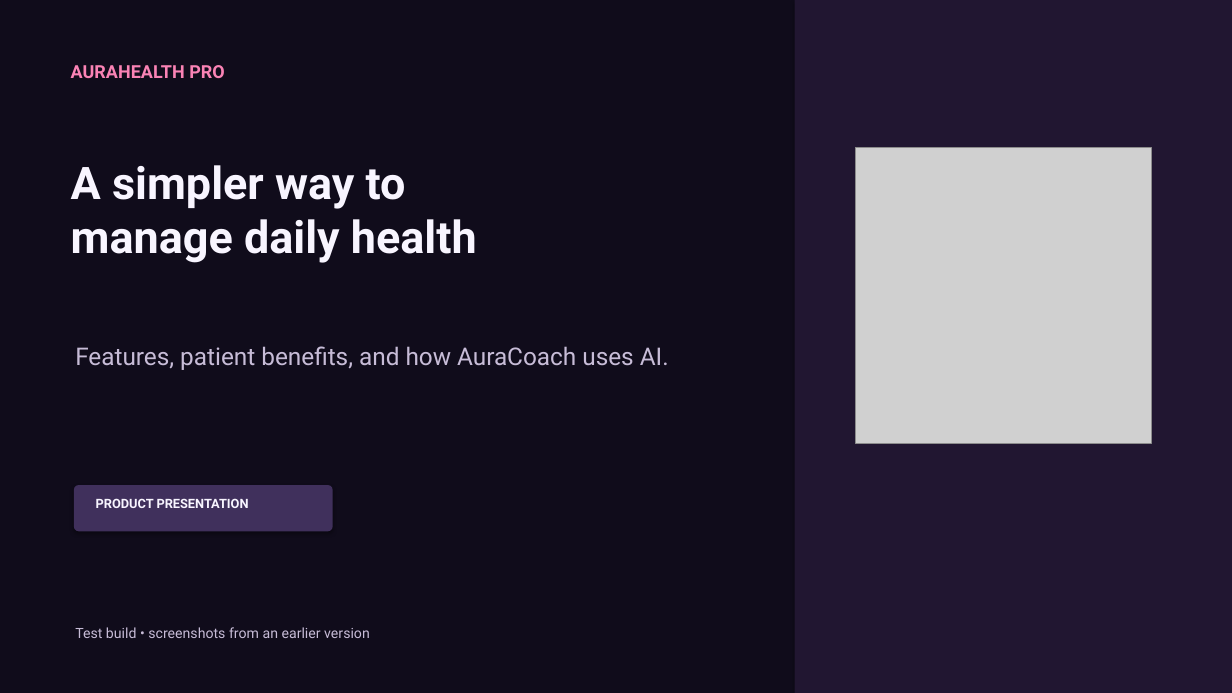
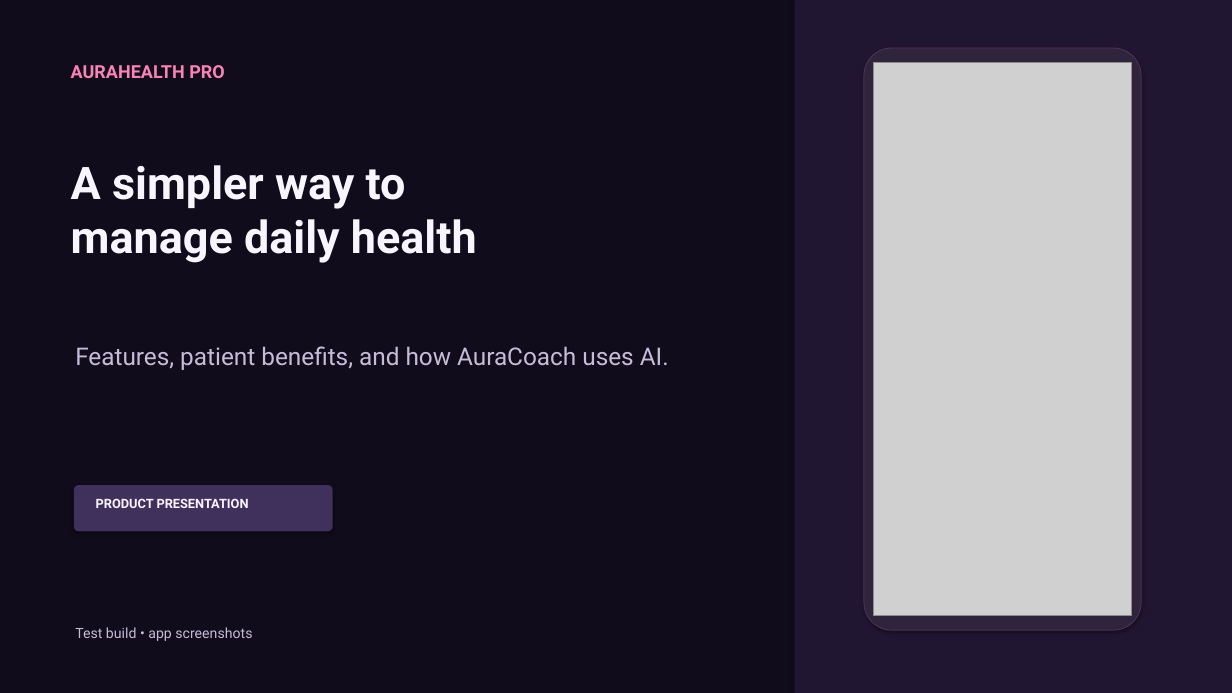
Before and after one commit to mrh995044-a11y/aura-helth-pro-complet, a slide deck: slide 1 of deliverables/AuraHealth-Pro-Features-and-Benefits-Animated.pptx. Drawn at 1232x693 pixels with LibreOffice and Linux fonts; fonts in the diff are those of the drawing; grey boxes stand for pictures. Boxes give left, top, right and bottom in pixels: in the first picture for what was removed or moved away, otherwise in the second. Text is boxed around its words. In the diff, an @@ line names an element or a change of style, - is before the commit and + after.

Commit message:
Update presentations with current app screenshots

```diff
--- a/deliverables/AuraHealth-Pro-Features-and-Benefits-Animated.pptx
+++ b/deliverables/AuraHealth-Pro-Features-and-Benefits-Animated.pptx
@@ rounded rectangle added at [864,48,1141,630], fill #30233C, outline #473357 0.75 pt @@
@@ picture added at [873,63,1132,616] @@
@@ picture removed at [856,148,1152,444] @@
@@ text at [75,627,252,641]: text changed @@
-Test build • screenshots from an earlier version
+Test build • app screenshots
```
Also in this commit, not shown: 9 other slides changed, 11 other files.
